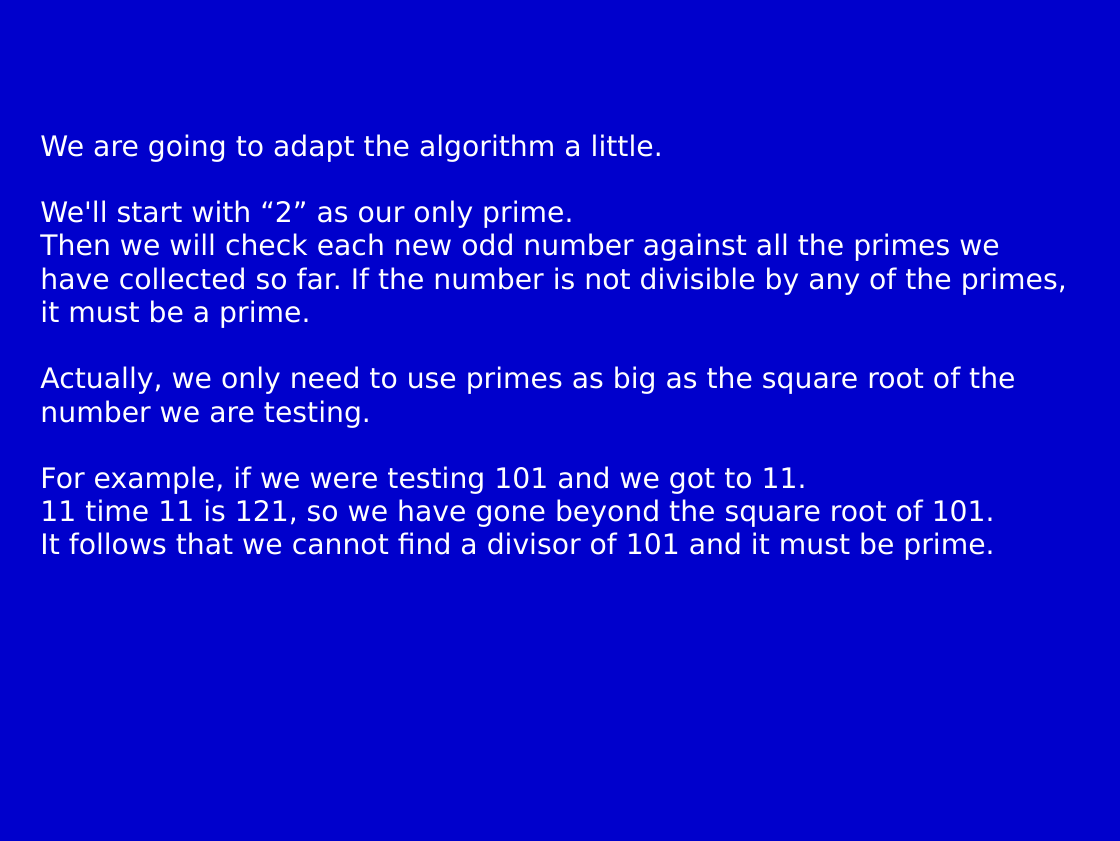
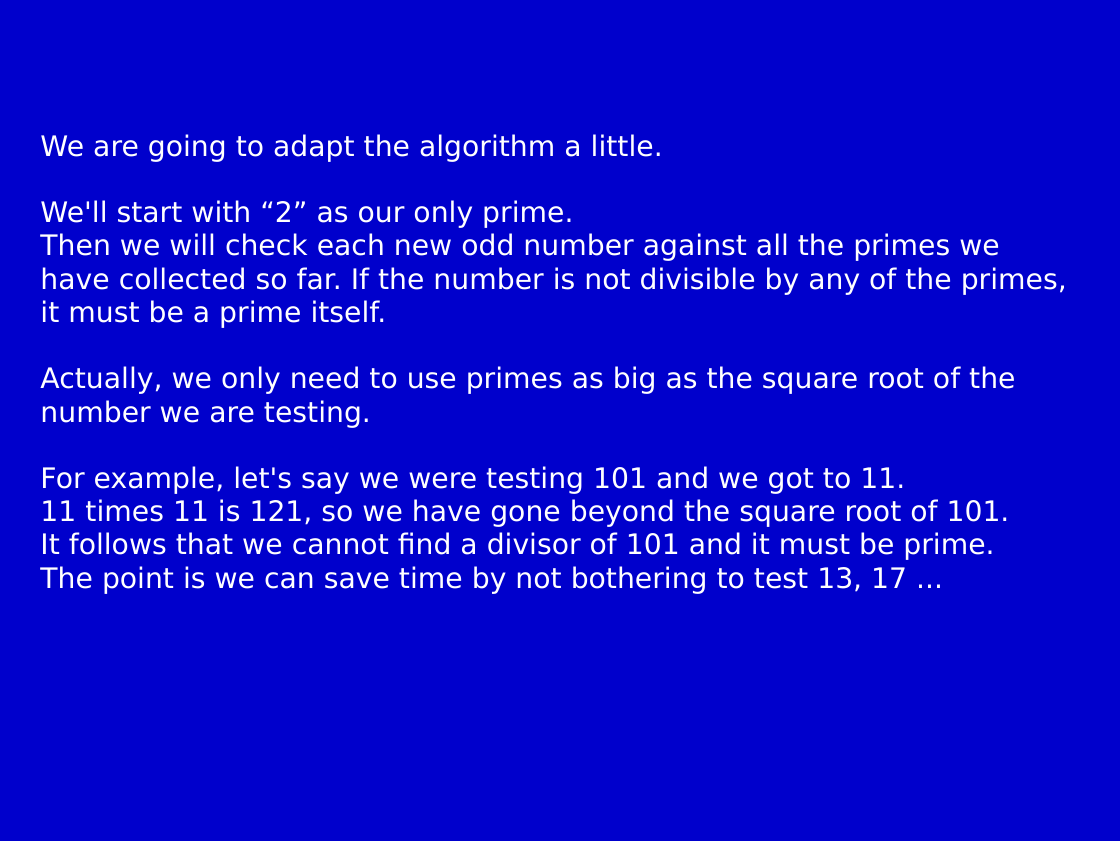
Before and after one commit to m-tranter/cathedral, a slide deck: slide 10 of scratch/scratch9.ppt. Drawn at 1120x841 pixels with LibreOffice and Linux fonts; fonts in the diff are those of the drawing. Boxes give left, top, right and bottom in pixels: in the first picture for what was removed or moved away, otherwise in the second. Text is boxed around its words. In the diff, an @@ line names an element or a change of style, - is before the commit and + after.

```diff
--- a/scratch/scratch9.ppt
+++ b/scratch/scratch9.ppt
@@ text at bbox=[40, 233, 1067, 328]: text changed @@
-Then we will check each new odd number against all the primes we have collected so far. If the number is not divisible by any of the primes, it must be a prime.
+Then we will check each new odd number against all the primes we have collected so far. If the number is not divisible by any of the primes, it must be a prime itself.
@@ text at bbox=[40, 466, 1010, 527]: text changed @@
-For example, if we were testing 101 and we got to 11.
-11 time 11 is 121, so we have gone beyond the square root of 101.
+For example, let's say we were testing 101 and we got to 11.
+11 times 11 is 121, so we have gone beyond the square root of 101.
@@ text at bbox=[40, 566, 907, 594]: paragraph added @@
+The point is we can save time by not bothering to test 13, 17 ...
```
Also in this commit, not shown: 4 other slides changed, 3 other files.
